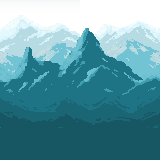
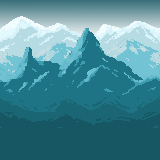
Comparing the layer stacks of the two (160, 160) images. Changes:
added layer "Warstwa 10" above "Warstwa 8" over [0, 0, 160, 37]
